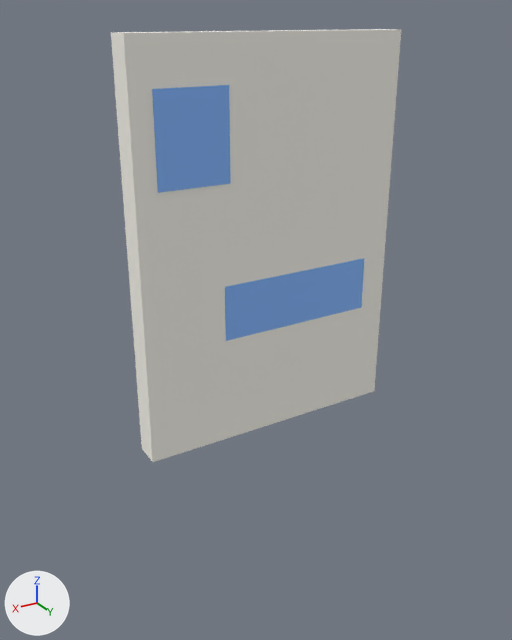
A saved change to the glTF model game/art/props/mail_letter.glb.
One viewpoint serves both versions: a camera (50 mm lens) standing at (0.254, 0.408, 0.289) and looking at (0.004, -0.008, 0.081). Every picture has the same lights, and +X, +Y and +Z are marked at lower left. The first picture is the older version. Vertices at exactly the same position are counted once.

In view in the first picture: 'mail_letter'.
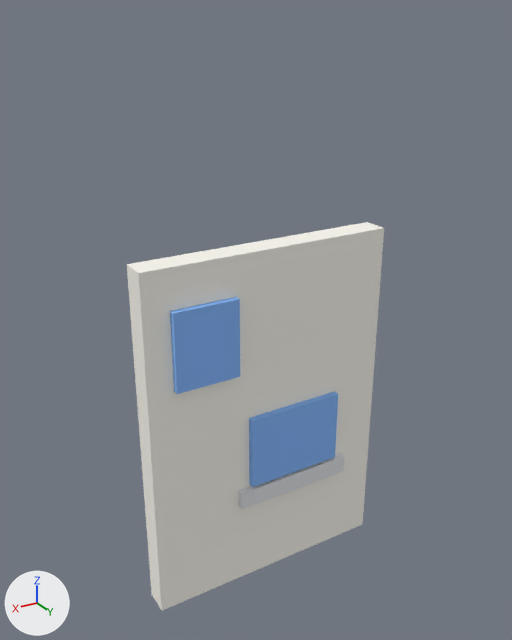
Location of each change, [x1, y1, x2, y2] in pixels of the pictures (512 x 640 px; the box of a moved part takes in the faces that stretch with it):
'mail_letter', reshaped (11% narrower, 10% shorter): before [111, 29, 401, 462]; after [127, 222, 384, 611]
part 1 of me_cube, moved or reshaped: before [111, 29, 401, 462]; after [127, 222, 384, 611]
part 2 of me_cube, added (blue): after [170, 297, 240, 394]
part 3 of me_cube, added (blue): after [249, 391, 338, 487]
part 4 of me_cube, added: after [238, 453, 344, 509]
part 5 of me_cube, deleted (blue): before [152, 85, 231, 193]
part 6 of me_cube, deleted (blue): before [225, 258, 365, 341]

What the commit changed:
Material 'mat_street_stripe' (mat_mat_street_stripe) is new.
Its base color is (0.769, 0.784, 0.816) (white #e3e5e9).
Its roughness is 0.7.
me_cube is used by ob_mail_letter; location (0.0, 0.0, 0.0).
me_cube had 24 vertices, 36 faces and spanned x -0.1..0.1, y -0.011..0.011, z 0.0..0.28.
me_cube now has 32 vertices, 48 faces and spans x -0.1..0.1, y -0.013..0.013, z -0.14..0.14.
me_cube part 1: the loose piece of 8 vertices spanning x -0.1..0.1, y -0.01..0.01, z 0.0..0.28 is moved by (0.0, -0.003, -0.14).
me_cube part 2: a new loose piece, a box spanning x 0.03..0.08, y 0.0075..0.0125, z 0.05..0.11, in mat_mat_mail_stamp (blue #86bbff).
me_cube part 3: a new loose piece, a box spanning x -0.06..0.02, y 0.0075..0.0125, z -0.05..0.01, in mat_mat_mail_stamp (blue #86bbff).
me_cube part 4: a new loose piece, a box spanning x -0.07..0.03, y 0.0075..0.0125, z -0.0675..-0.0525, in mat_mat_street_stripe (white #e3e5e9).
me_cube part 5: the loose piece of 8 vertices spanning x 0.035..0.085, y -0.011..0.011, z 0.19..0.25 is deleted.
me_cube part 6: the loose piece of 8 vertices spanning x -0.08..0.04, y -0.01..0.01, z 0.08..0.12 is deleted.
me_cube gains material mat_mat_street_stripe (white #e3e5e9).
